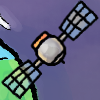
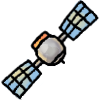
Revision of a layered (100, 100) image; what changed, layer by layer:
"레이어 5": opacity 60% → 100% over [3, 0, 98, 100]
hid "레이어 4" over [0, 0, 100, 100]
